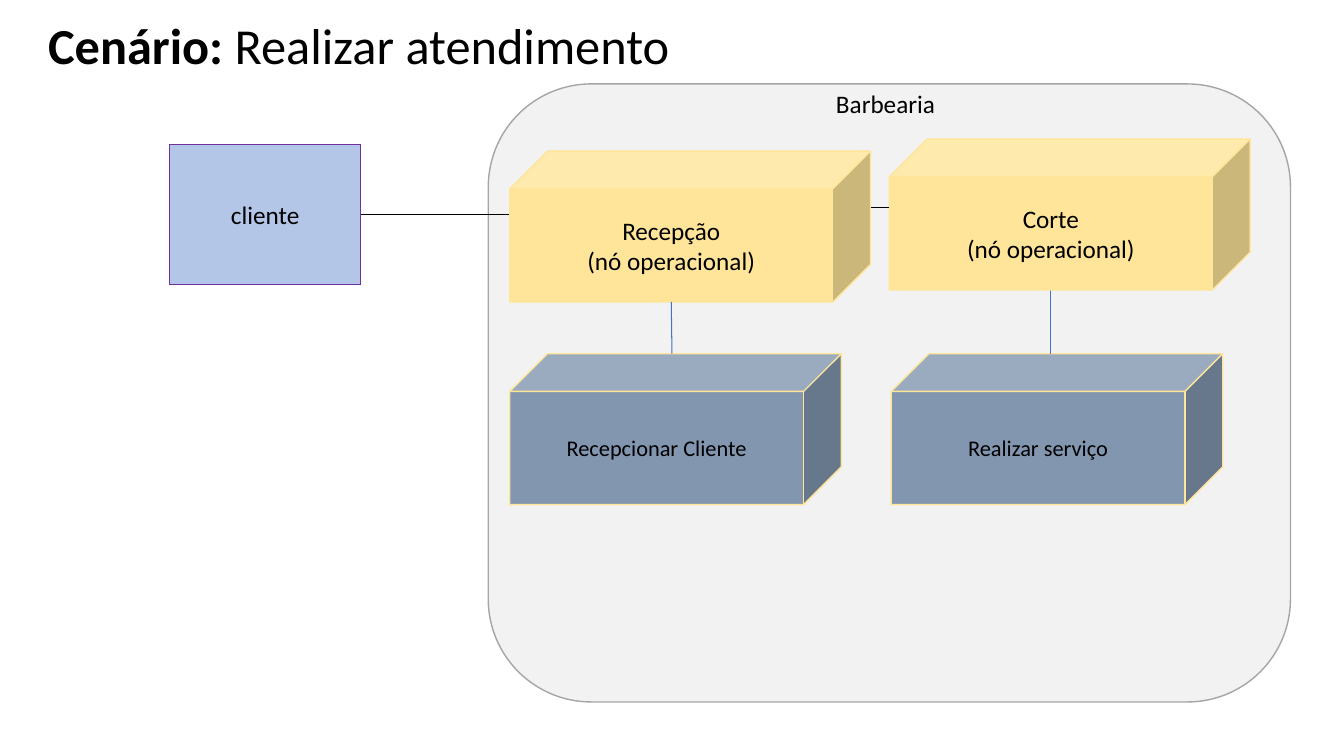
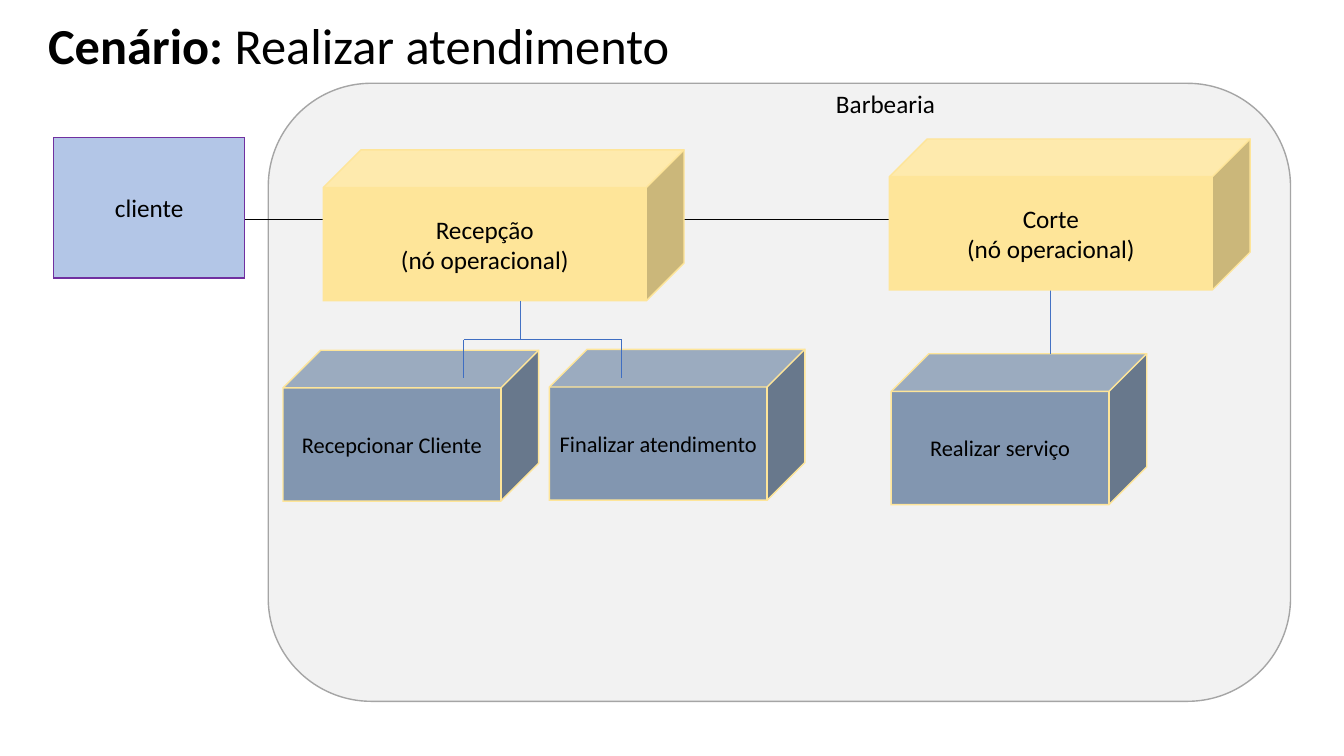
Before and after one commit to Vinicius-Dias-Mota/AC1---Engenharia, a slide deck: slide 5 of 15 - Arquitetura de Negócio para cada Cenário.pptx (slide 4 before the commit). Drawn at 1344x756 pixels with LibreOffice and Linux fonts; fonts in the diff are those of the drawing. Boxes give left, top, right and bottom in pixels: in the first picture for what was removed or moved away, otherwise in the second. Text is boxed around its words. In the diff, an @@ line names an element or a change of style, - is before the commit and + after.

```diff
--- a/15 - Arquitetura de Negócio para cada Cenário.pptx
+++ b/15 - Arquitetura de Negócio para cada Cenário.pptx
@@ rounded rectangle: place and size @@
-rounded rectangle at box(488, 84, 1291, 702)
+rounded rectangle at box(268, 84, 1291, 702)
@@ rectangle "cliente": place and size @@
-rectangle "cliente" at box(169, 144, 361, 284)
+rectangle "cliente" at box(53, 138, 245, 278)
@@ cube "Recepção": place and size @@
-cube "Recepção" at box(510, 151, 871, 302)
+cube "Recepção" at box(324, 150, 685, 301)
@@ line moved from (889, 208) - (871, 208) to (685, 207) - (685, 207) @@
@@ line moved from (845, 215) - (361, 215) to (891, 220) - (245, 220) @@
@@ line moved from (671, 302) - (673, 354) to (520, 300) - (520, 340) @@
@@ cube "Recepcionar Cliente": place and size @@
-cube "Recepcionar Cliente" at box(510, 354, 842, 505)
+cube "Recepcionar Cliente" at box(283, 350, 539, 501)
@@ line added from (464, 340) to (520, 340), #3F6FC3 0.75 pt @@
@@ line added from (464, 340) to (464, 378), #3F6FC3 0.75 pt @@
@@ line added from (520, 340) to (622, 340), #3F6FC3 0.75 pt @@
@@ cube added at box(549, 350, 806, 501), fill #8296B0, outline #FEE599 1 pt, 16 pt, text #000000 @@
+Finalizar atendimento
@@ line added from (622, 340) to (622, 378), #3F6FC3 0.75 pt @@
@@ cube "Realizar serviço": place and size @@
-cube "Realizar serviço" at box(891, 354, 1223, 505)
+cube "Realizar serviço" at box(891, 354, 1147, 505)
```
Also in this commit, not shown: 2 other slides changed, 11 other files.
